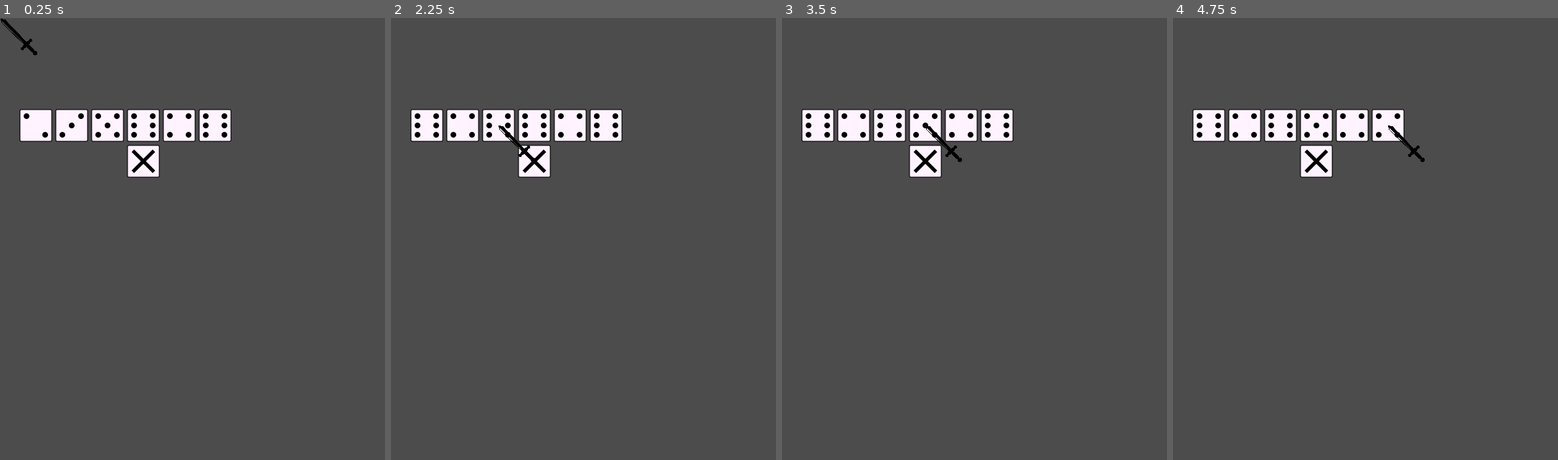
Above: before the commit, frames 1-4 (left to right).
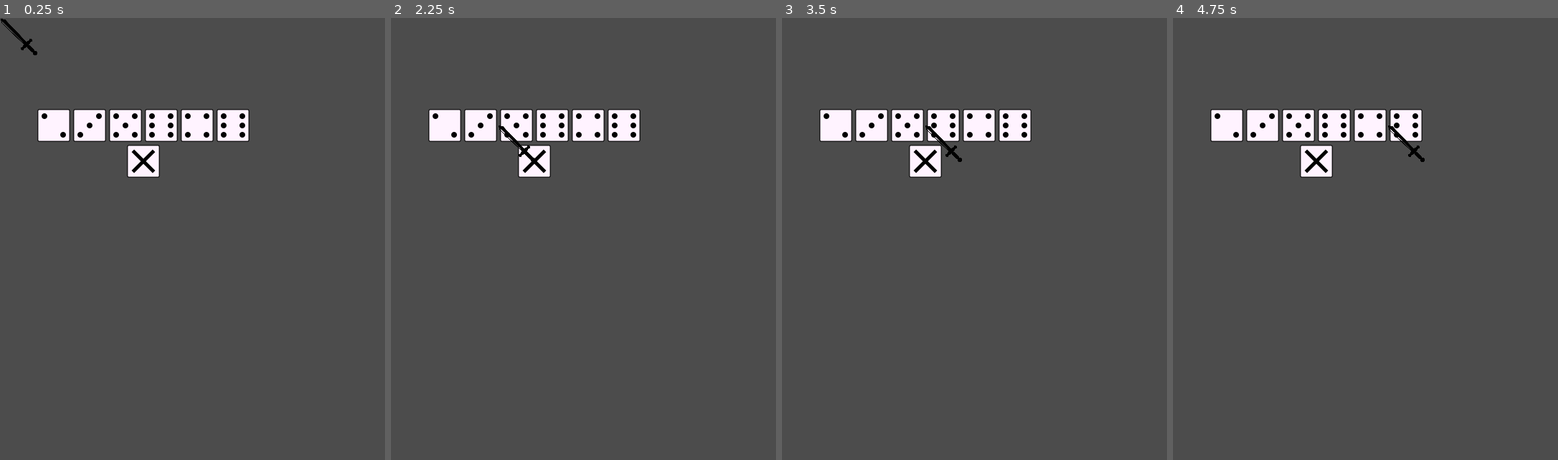
Above: after the commit, the same moments.

Repository: mraich/lantern
Game: Godot game, scene res://scenes/world.tscn
The game is run twice, just before and just after one commit, with the same random seed, the same clock (stepped at 60 frames per second) and the same inputs.
Inputs (mouse positions are in pixels of both pictures, inside the frame that each line leads up to):
- Up to frame 1 (0.25 s): no input
- Up to frame 2 (2.25 s): tap Enter at 0.5, 2 s; move the mouse to (425, 124) at 0.52 s; hold Right mouse button (right_click) 0.53-1.28 s; click (425, 124) at 0.67 s; tap Space at 1.25 s; move the mouse to (464, 124) at 1.27 s; right-click (464, 124) at 1.35 s; click (464, 124) at 1.42 s; move the mouse to (498, 124) at 2.02 s; hold Right mouse button (right_click) from 2.03 s (still down); click (498, 124) at 2.17 s
- Up to frame 3 (3.5 s): tap Space at 2.75 s; move the mouse to (924, 124) at 2.77 s; release Right mouse button (right_click) at 2.78 s; right-click (924, 124) at 2.85 s; click (924, 124) at 2.92 s
- Up to frame 4 (4.75 s): tap Enter at 3.5 s; move the mouse to (1353, 124) at 3.52 s; hold Right mouse button (right_click) 3.53-4.28 s; click (1353, 124) at 3.67 s; tap Space at 4.25 s; move the mouse to (1388, 124) at 4.27 s; right-click (1388, 124) at 4.35 s; click (1388, 124) at 4.42 s

The runs differ from the first frame. In frame 1, 2.2% of the frame differs, in the area x 5-65%, y 20-29%; in frame 2, 2.2%; in frame 3, 2.2%; in frame 4, 2.2%.

Commit message:
DiceContainer:: Fél kockányival jobbra tesszük az egészet.
  Azért next_position / _DICE_COUNT, mert ez pontosan egy kocka méretét
  adja majd. És mivel az összeset jelentő, next_position értéket is
  elfelezzük, ez az érték is feleződik majd.
  Mivel pedig egy X koordinátából a kivonandó értékből vettünk el, ezért
  majd kicsivel jobbra fog kerülni.

Diff:
--- a/scripts/container/dice_container.gd
+++ b/scripts/container/dice_container.gd
@@ -26,7 +26,7 @@
 	# Correcting the position of the dices to have them
 	# to be arranged in the center of the given position
 	# for the DiceContainer.
-	var offsetX = -next_position / 2
+	var offsetX = -(next_position - next_position / _DICE_COUNT) / 2
 	for dice in dices:
 		dice.position.x += offsetX
 	pass
